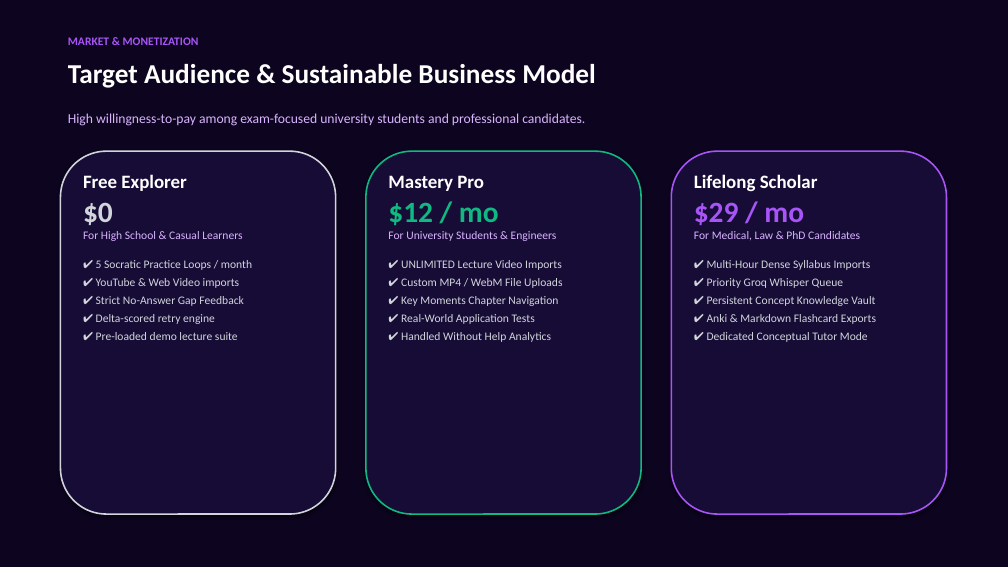
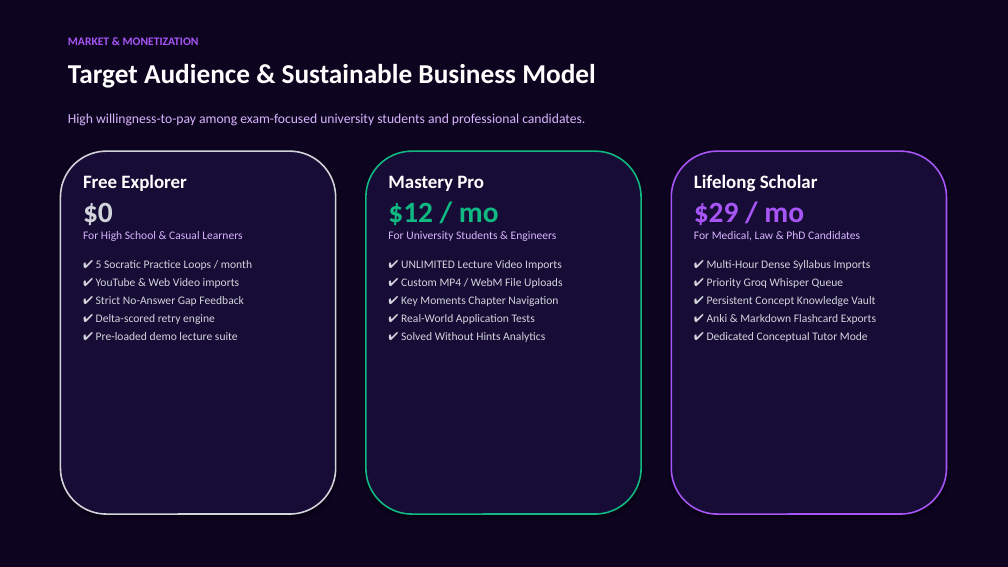
Before and after one commit to ansnaeemcodes/clipgenie, a slide deck: slide 9 of ClipGenie_Presentation.pptx. Drawn at 1008x567 pixels with LibreOffice and Linux fonts; fonts in the diff are those of the drawing. Boxes give left, top, right and bottom in pixels: in the first picture for what was removed or moved away, otherwise in the second. Text is boxed around its words. In the diff, an @@ line names an element or a change of style, - is before the commit and + after.

```diff
--- a/ClipGenie_Presentation.pptx
+++ b/ClipGenie_Presentation.pptx
@@ text at <box>401,332,545,342</box>: text changed @@
-✔ Handled Without Help Analytics
+✔ Solved Without Hints Analytics
```
Also in this commit, not shown: 3 other slides changed, 8 other files.
